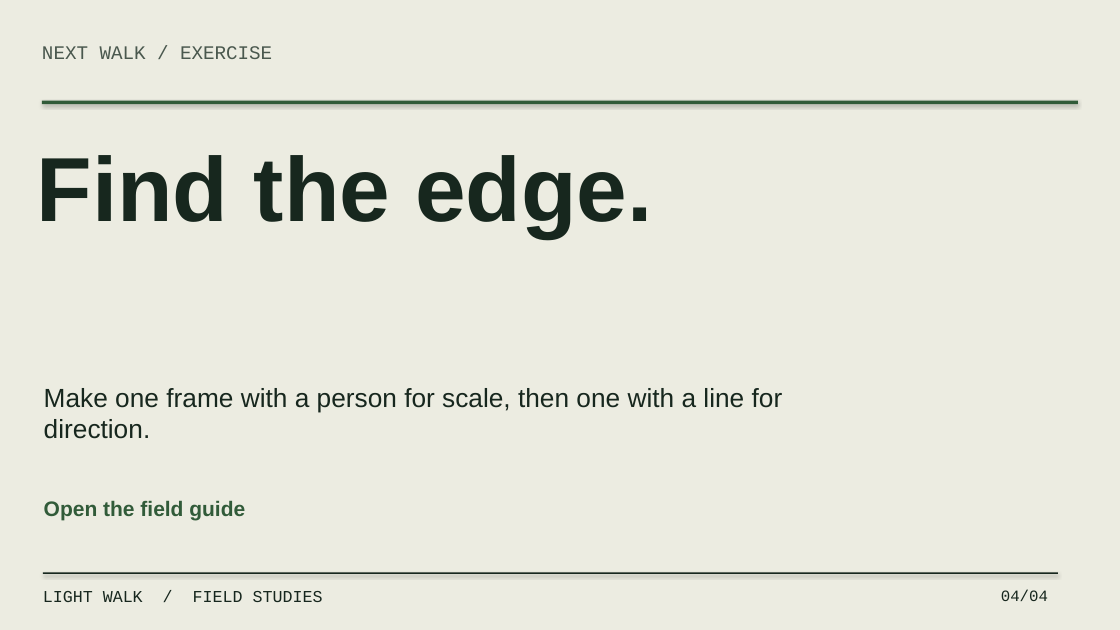
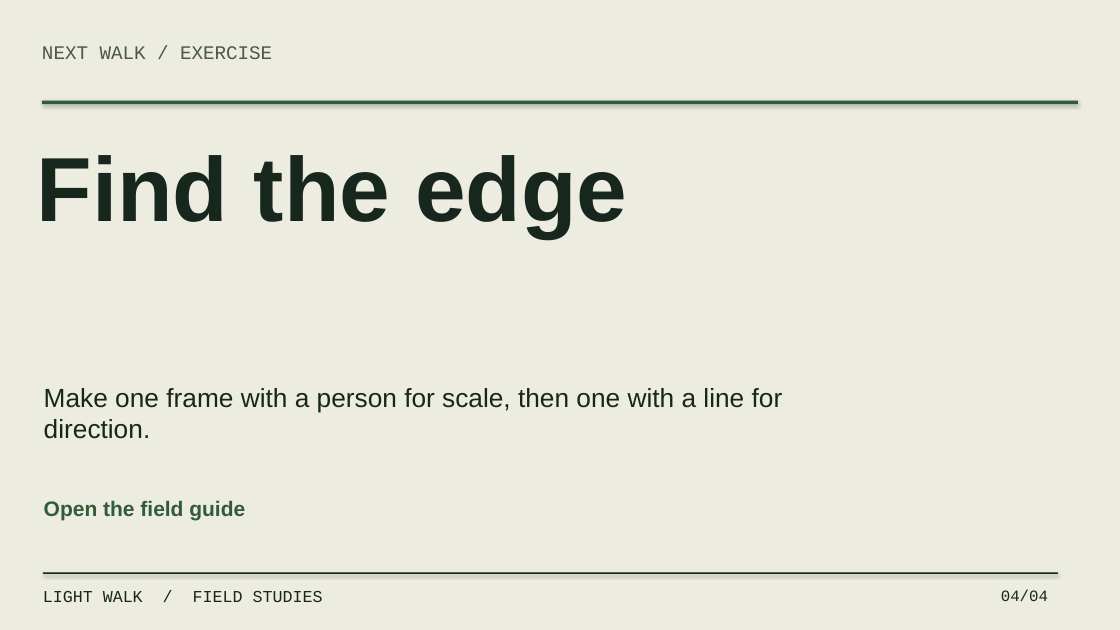
Before and after one commit to joeymilano/joey-design, a slide deck: slide 4 of docs/lightwalk-deck-en.pptx. Drawn at 1120x630 pixels with LibreOffice and Linux fonts; fonts in the diff are those of the drawing. Boxes give left, top, right and bottom in pixels: in the first picture for what was removed or moved away, otherwise in the second. Text is boxed around its words. In the diff, an @@ line names an element or a change of style, - is before the commit and + after.

```diff
--- a/docs/lightwalk-deck-en.pptx
+++ b/docs/lightwalk-deck-en.pptx
@@ text at box(37, 155, 627, 238): text changed @@
-Find the edge.
+Find the edge
```
Also in this commit, not shown: 3 other slides changed, 23 other files.
